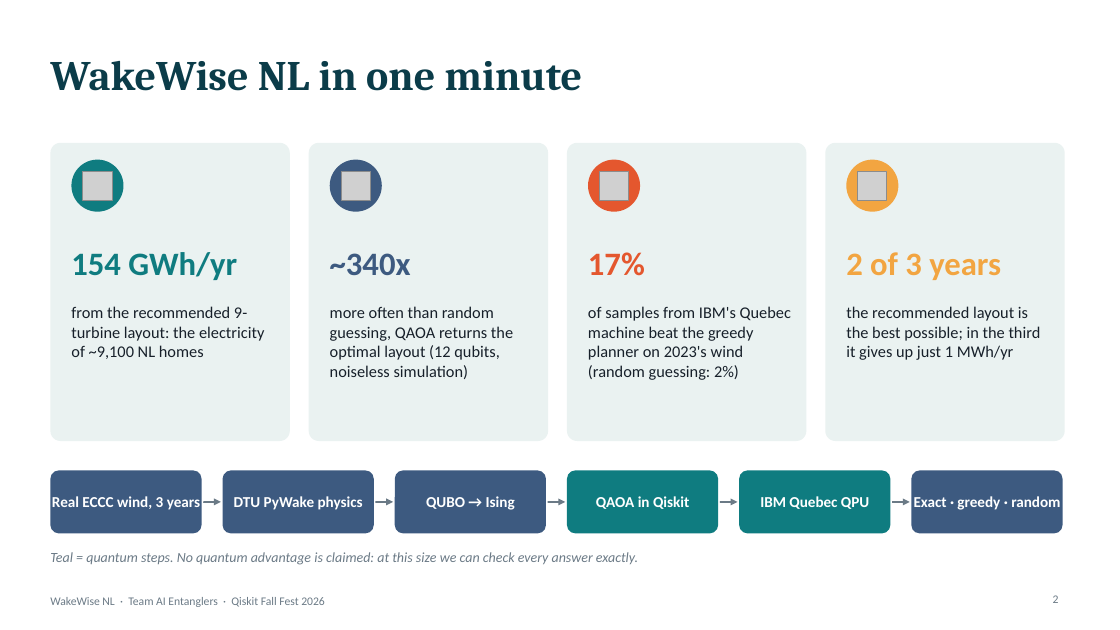
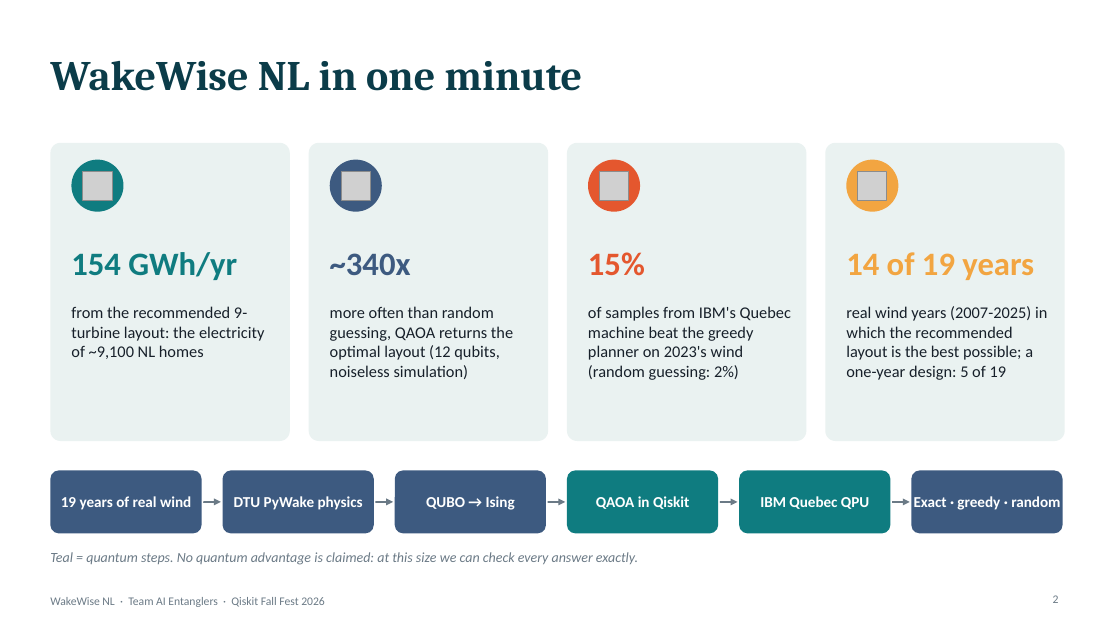
Before and after one commit to mrw-soumik/Qiskit-AI-Entanglers-, a slide deck: slide 2 of slides/WakeWise_NL_AI_Entanglers.pptx. Drawn at 1120x630 pixels with LibreOffice and Linux fonts; fonts in the diff are those of the drawing; grey boxes stand for pictures. Boxes give left, top, right and bottom in pixels: in the first picture for what was removed or moved away, otherwise in the second. Text is boxed around its words. In the diff, an @@ line names an element or a change of style, - is before the commit and + after.

```diff
--- a/slides/WakeWise_NL_AI_Entanglers.pptx
+++ b/slides/WakeWise_NL_AI_Entanglers.pptx
@@ text at bbox=[588, 252, 645, 276]: text changed @@
-17%
+15%
@@ text at bbox=[846, 252, 1034, 280]: text changed @@
-2 of 3 years
+14 of 19 years
@@ text at bbox=[846, 306, 1047, 380]: text changed @@
-the recommended layout is the best possible; in the third it gives up just 1 MWh/yr
+real wind years (2007-2025) in which the recommended layout is the best possible; a one-year design: 5 of 19
@@ text at bbox=[61, 496, 191, 510]: text changed @@
-Real ECCC wind, 3 years
+19 years of real wind
```
Also in this commit, not shown: 7 other slides changed, 2 slides added, 1 slide removed, 32 other files.
